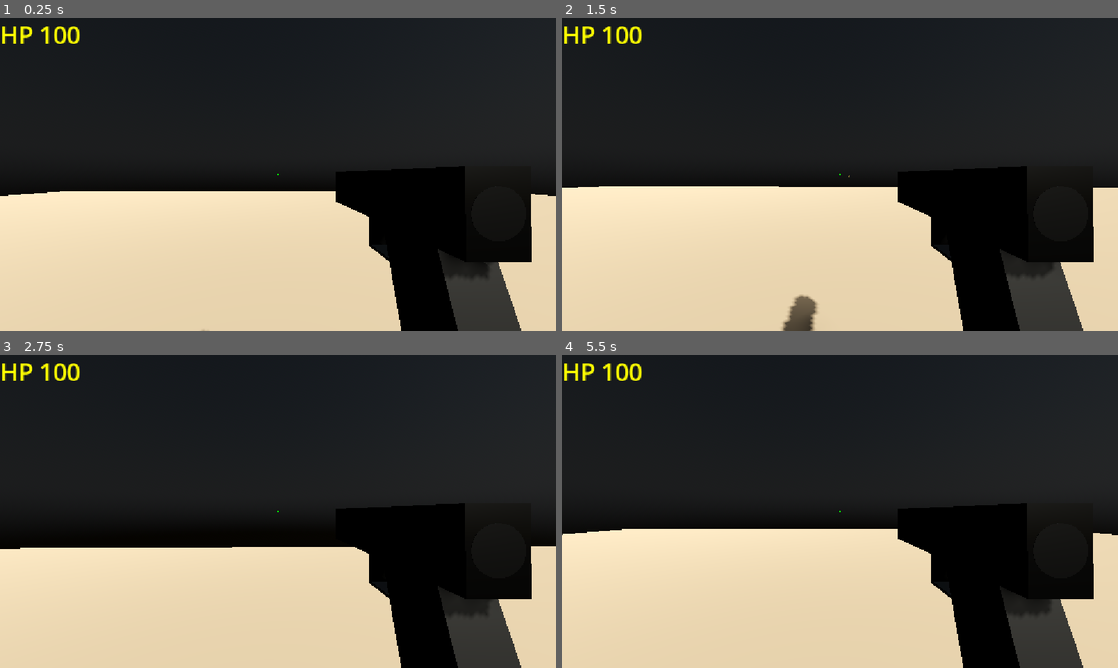
Above: before the commit, frames 1-4 (two rows, left to right).
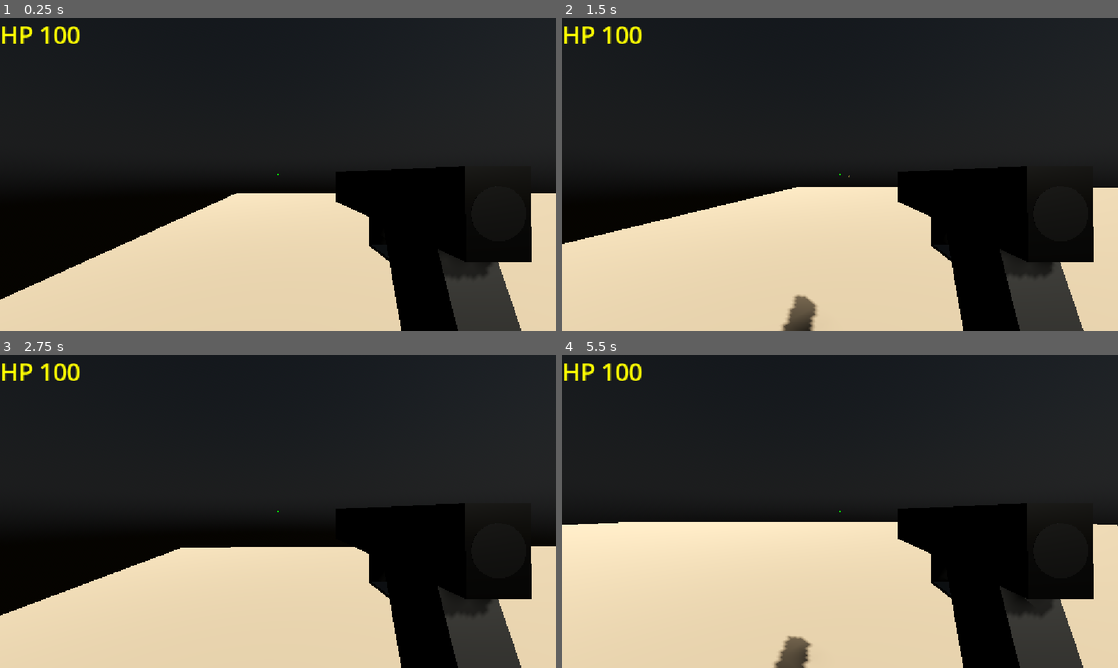
Above: after the commit, the same moments.

Repository: GazizVR/special-shot
Game: Godot game, scene res://scenes/Game.tscn
Two runs of this game, one before a commit and one after it. Both use one fixed random seed, a clock stepped at 60 frames per second and the inputs below. This scene is started directly instead of the project's main scene.
Inputs (mouse positions are in pixels of both pictures, inside the frame that each line leads up to):
- Up to frame 1 (0.25 s): no input
- Up to frame 2 (1.5 s): move the mouse to (867, 174) at 0.52 s; hold W (walk_forward) from 0.53 s (still down); tap Ctrl (crouch) at 0.6 s; move the mouse to (812, 174) at 1.27 s; click (812, 174) at 1.35 s
- Up to frame 3 (2.75 s): keep holding W (walk_forward); move the mouse to (289, 505) at 2.02 s; tap Ctrl (crouch) at 2.1 s
- Up to frame 4 (5.5 s): keep holding W (walk_forward); move the mouse to (834, 517) at 2.77 s; click (834, 517) at 2.85 s; move the mouse to (878, 514) at 3.52 s; tap Ctrl (crouch) at 3.6, 5.1 s; move the mouse to (795, 508) at 4.27 s; click (795, 508) at 4.35 s; move the mouse to (845, 511) at 5.02 s

The runs differ from the first frame. In frame 1, 7.6% of the frame differs, in the area x 0-100%, y 55-100%; in frame 2, 4.0%; in frame 3, 3.5%; in frame 4, 2.0%.

Commit message:
feat(main-menu): сигналы для всех кнопок из TeamMenu

Diff:
--- a/scenes/Menu.tscn
+++ b/scenes/Menu.tscn
@@ -152,25 +152,27 @@
 layout_mode = 2
 theme_override_font_sizes/font_size = 50
 text = "select a team"
+horizontal_alignment = 1
+vertical_alignment = 1
 
 [node name="HBoxContainer" type="HBoxContainer" parent="TeamMenu" unique_id=672780924]
 layout_mode = 2
 theme_override_constants/separation = 4
 alignment = 1
 
-[node name="ZeroTBtn" type="Button" parent="TeamMenu/HBoxContainer" unique_id=668933658]
+[node name="ZeroTeamBtn" type="Button" parent="TeamMenu/HBoxContainer" unique_id=668933658]
 layout_mode = 2
 theme_override_colors/font_color = Color(1, 0, 0, 1)
 theme_override_font_sizes/font_size = 100
 text = "  0  "
 
-[node name="UnitTBtn" type="Button" parent="TeamMenu/HBoxContainer" unique_id=1529178265]
+[node name="UnitTeamBtn" type="Button" parent="TeamMenu/HBoxContainer" unique_id=1529178265]
 layout_mode = 2
 theme_override_colors/font_color = Color(0, 0, 1, 1)
 theme_override_font_sizes/font_size = 100
 text = "  1  "
 
-[node name="Button" type="Button" parent="TeamMenu" unique_id=627432199]
+[node name="BackBtn" type="Button" parent="TeamMenu" unique_id=627432199]
 layout_mode = 2
 theme_override_font_sizes/font_size = 50
 text = "back"
@@ -182,3 +184,6 @@
 [connection signal="pressed" from="HostMenu/BackBtn" to="." method="_on_host_back_btn_pressed"]
 [connection signal="pressed" from="JoinMenu/ConnectBtn" to="." method="_on_connect_btn_pressed"]
 [connection signal="pressed" from="JoinMenu/BackBtn" to="." method="_on_join_back_btn_pressed"]
+[connection signal="pressed" from="TeamMenu/HBoxContainer/ZeroTeamBtn" to="." method="_on_zero_team_btn_pressed"]
+[connection signal="pressed" from="TeamMenu/HBoxContainer/UnitTeamBtn" to="." method="_on_unit_team_btn_pressed"]
+[connection signal="pressed" from="TeamMenu/BackBtn" to="." method="_on_team_back_btn_pressed"]
--- a/scripts/menu.gd
+++ b/scripts/menu.gd
@@ -39,6 +39,9 @@
 		$JoinMenu/ErrLabel.text = "Error: code " + str(error)
 		return
 
+enum ConnectionType{Host,Join}
+var cnn_type: ConnectionType
+
 func _on_start_btn_pressed() -> void:
 	var port: int
 	var port_str: String = $HostMenu/PortEdit.text
@@ -52,6 +55,8 @@
 	if error != Error.OK:
 		$HostMenu/ErrLabel.text = "Error: code " + str(error)
 		return
+
+	cnn_type = ConnectionType.Host
 	$HostMenu.visible = false
 	$TeamMenu.visible = true
 
@@ -64,8 +69,28 @@
 	multiplayer.connection_failed.connect(connection_failed)
 
 func connected() -> void:
+	cnn_type = ConnectionType.Join
 	$JoinMenu.visible = false
 	$TeamMenu.visible = true
 
 func connection_failed() -> void:
 	$JoinMenu/ErrLabel.text = "Error: Connection failed"
+
+func _on_team_back_btn_pressed() -> void:
+	multiplayer.multiplayer_peer.close()
+	$TeamMenu.visible = false
+	match cnn_type:
+		ConnectionType.Host:
+			$HostMenu.visible = true
+		ConnectionType.Join:
+			$JoinMenu.visible = true
+		_:
+			$MainMenu.visible = true
+
+func _on_zero_team_btn_pressed() -> void:
+	GameManager.selected_team = GameManager.Team.ZERO
+	get_tree().change_scene_to_file("res://scenes/Game.tscn")
+
+func _on_unit_team_btn_pressed() -> void:
+	GameManager.selected_team = GameManager.Team.UNIT
+	get_tree().change_scene_to_file("res://scenes/Game.tscn")
--- a/scripts/player.gd
+++ b/scripts/player.gd
@@ -3,16 +3,6 @@
 @export var mouseSensetivity = 0.001
 var is_paused = false
 var team: GameManager.Team = GameManager.Team.UNKNOWN
-
-func _ready() -> void:
-	team = GameManager.selected_team
-	match team:
-		GameManager.Team.ZERO:
-			global_position = Vector3(0,0,0)
-		GameManager.Team.ZERO:
-			global_position = Vector3(0,0,0)
-		_:
-			global_position = Vector3(0,0,0)
 
 func return_to_menu():
 	if get_tree() != null:
@@ -22,6 +12,14 @@
 
 func _enter_tree() -> void:
 	set_multiplayer_authority(name.to_int())
+	team = GameManager.selected_team
+	match team:
+		GameManager.Team.ZERO:
+			global_position = Vector3(-20,2,0)
+		GameManager.Team.UNIT:
+			global_position = Vector3(20,2,0)
+		_:
+			global_position = Vector3(0,2,0)
 	$CamPivot/Camera.current = is_multiplayer_authority()
 
 func _input(event: InputEvent) -> void:
@@ -106,6 +104,7 @@
 
 func _notification(what: int) -> void:
 	if what == NOTIFICATION_PAUSED:
+		velocity = Vector3.ZERO
 		is_paused = true
 	if what == NOTIFICATION_UNPAUSED:
 		is_paused = false
